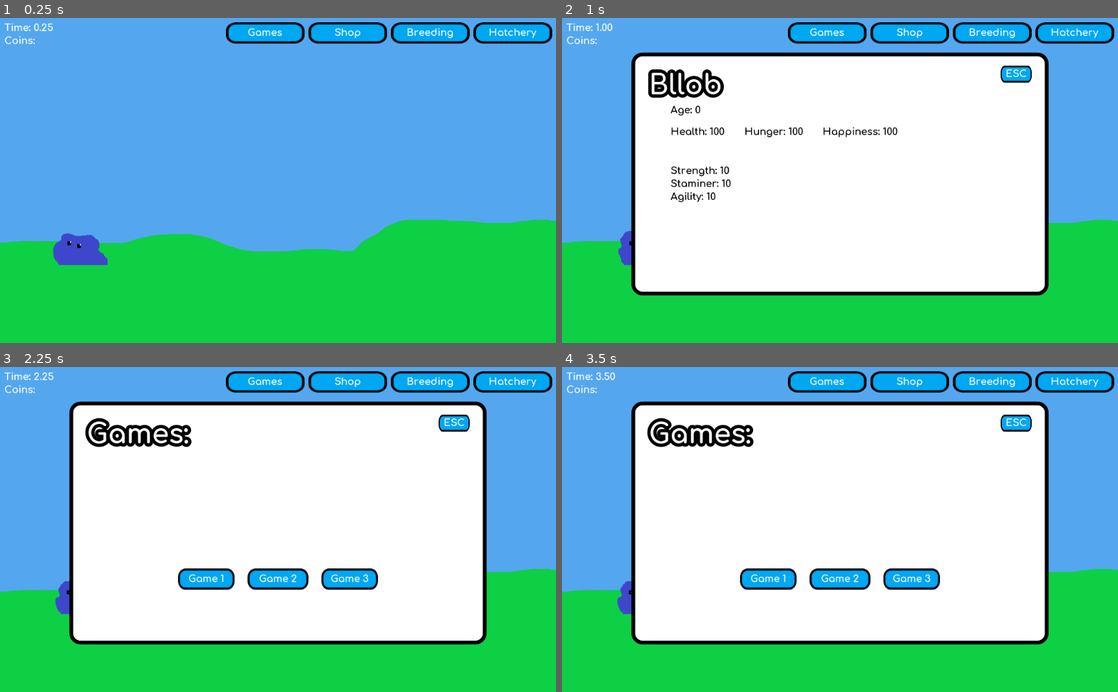
Above: before the commit, frames 1-4 (two rows, left to right).
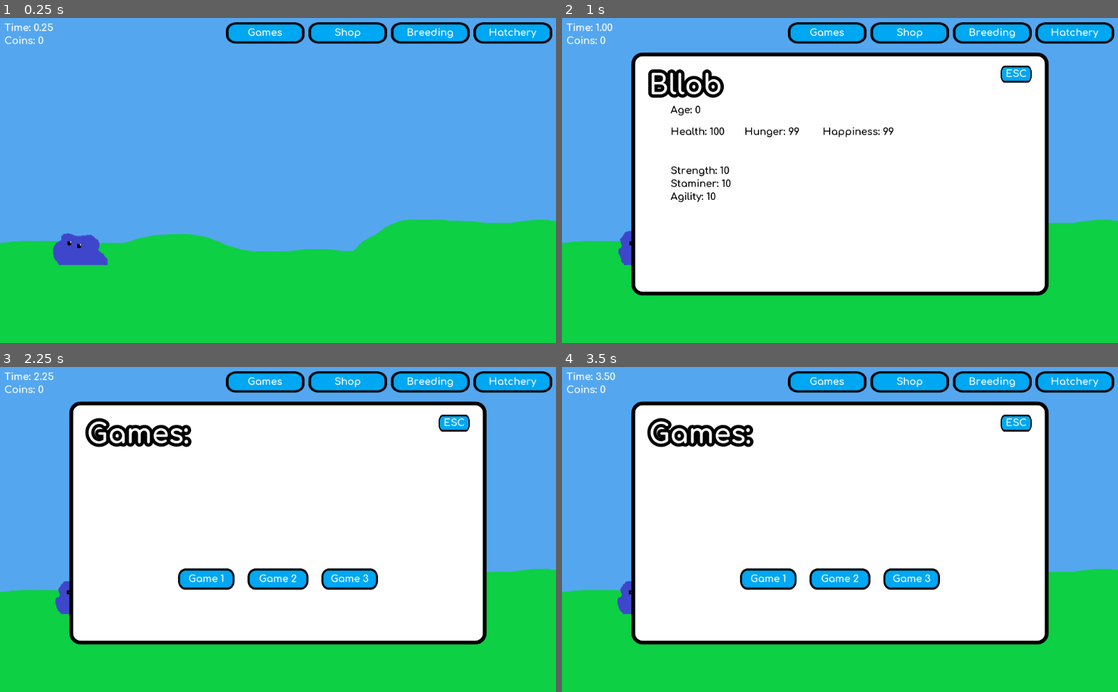
Above: after the commit, the same moments.

Repository: Elephant34/Bllob
Game: Godot game, scene res://scenes/bllob/main.tscn
Same seed, same stepped clock (60 frames per second), same inputs: the game is played once before the commit and once after it.
Inputs (mouse positions are in pixels of both pictures, inside the frame that each line leads up to):
- Up to frame 1 (0.25 s): no input
- Up to frame 2 (1 s): move the mouse to (639, 248) at 0.52 s; click (639, 248) at 0.67 s
- Up to frame 3 (2.25 s): click (455, 422) at 1.25 s; click (266, 383) at 2 s
- Up to frame 4 (3.5 s): click (767, 578) at 2.75 s

The runs differ from the first frame. In frame 1, less than 0.1% of the frame differs, in the area x 6-8%, y 5-9%; in frame 2, 0.1%, in the area x 6-61%, y 5-37%; in frame 3, less than 0.1%; in frame 4, less than 0.1%.
Error before the commit: Invalid get index 'Satisfaction' (on base: 'Dictionary'). (res://scenes/bllob/main.gd:46)

Commit message:
Fixed satifcation timer and made bllob panel update live

Diff:
--- a/scenes/bllob/main.gd
+++ b/scenes/bllob/main.gd
@@ -12,6 +12,8 @@
 var bllob_data
 var bllob_dict = {}
 var bllob_scene = preload("res://scenes/bllob/bllob.tscn")
+
+var selected_bllob_id
 
 
 # ===========================
@@ -43,7 +45,7 @@
 		bllob_dict[bllob_id].get_node("Appetite").wait_time = 5*bllob_data[bllob_id]["appetite"]
 		bllob_dict[bllob_id].get_node("Appetite").connect("timeout", self, "_on_Appetite_timeout", [bllob_id])
 
-		bllob_dict[bllob_id].get_node("Satisfaction").wait_time = 5*bllob_data[bllob_id]["Satisfaction"]
+		bllob_dict[bllob_id].get_node("Satisfaction").wait_time = 5*bllob_data[bllob_id]["satisfaction"]
 		bllob_dict[bllob_id].get_node("Satisfaction").connect("timeout", self, "_on_Satisfaction_timeout", [bllob_id])
 
 	update_coin_count()
@@ -51,6 +53,9 @@
 func _process(dt):
 	# Adds on to the raw game time
 	raw_time += dt
+
+	if $GUI/Node/BllobPanel.visible:
+		$GUI.show_bllob_panel(bllob_data[selected_bllob_id])
 
 	# Displays the game time
 	# TODO format the time into a human friendly counter
@@ -75,7 +80,9 @@
 	"""
 	Brings up the bllob gui panel displaying it's data
 	"""
-	$GUI.show_bllob_panel(bllob_data[bllob_id])
+	# Used to update the panel live in _process
+	selected_bllob_id = bllob_id
+	$GUI.show_bllob_panel(bllob_data[selected_bllob_id])
 
 
 # ================
